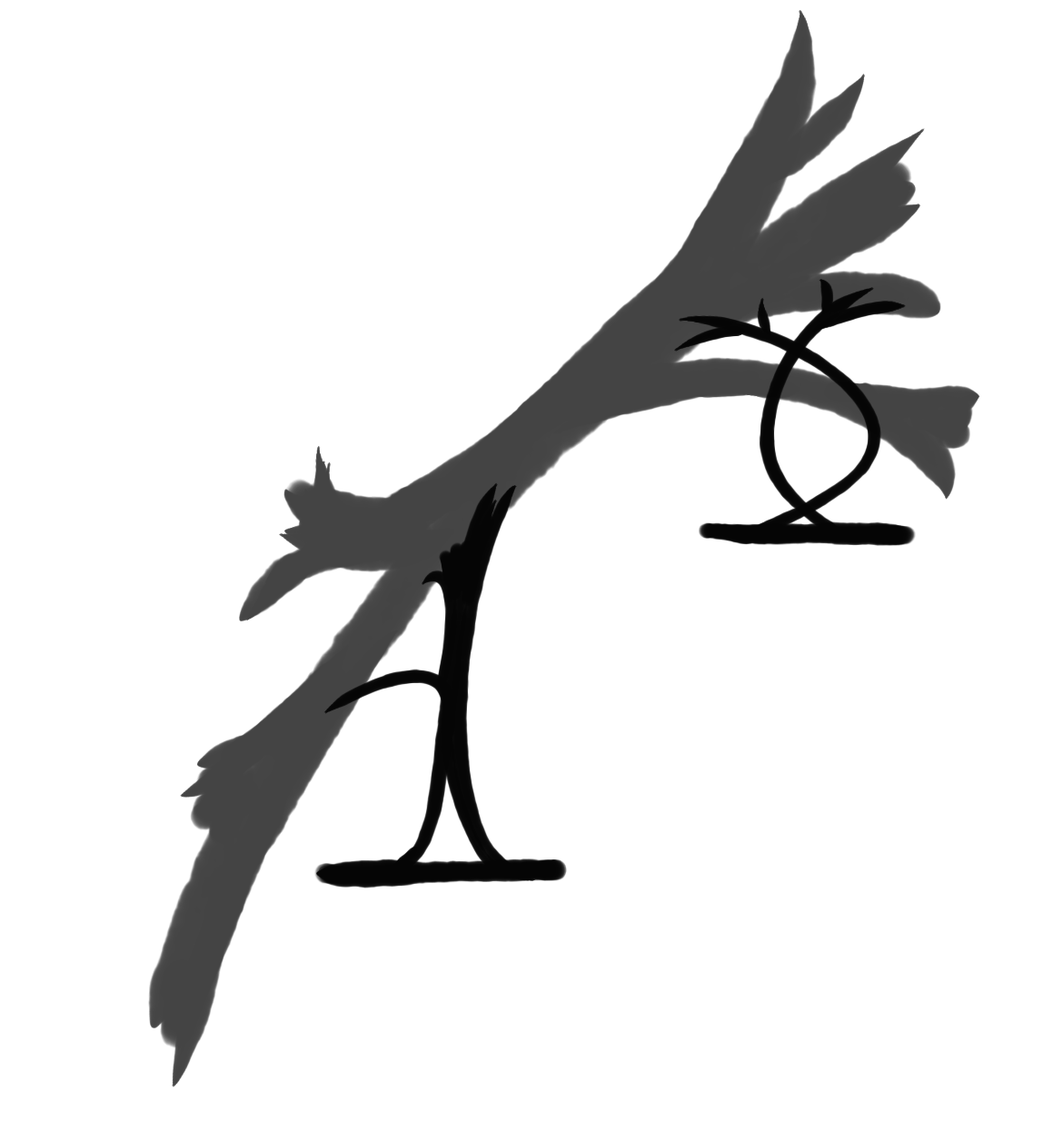
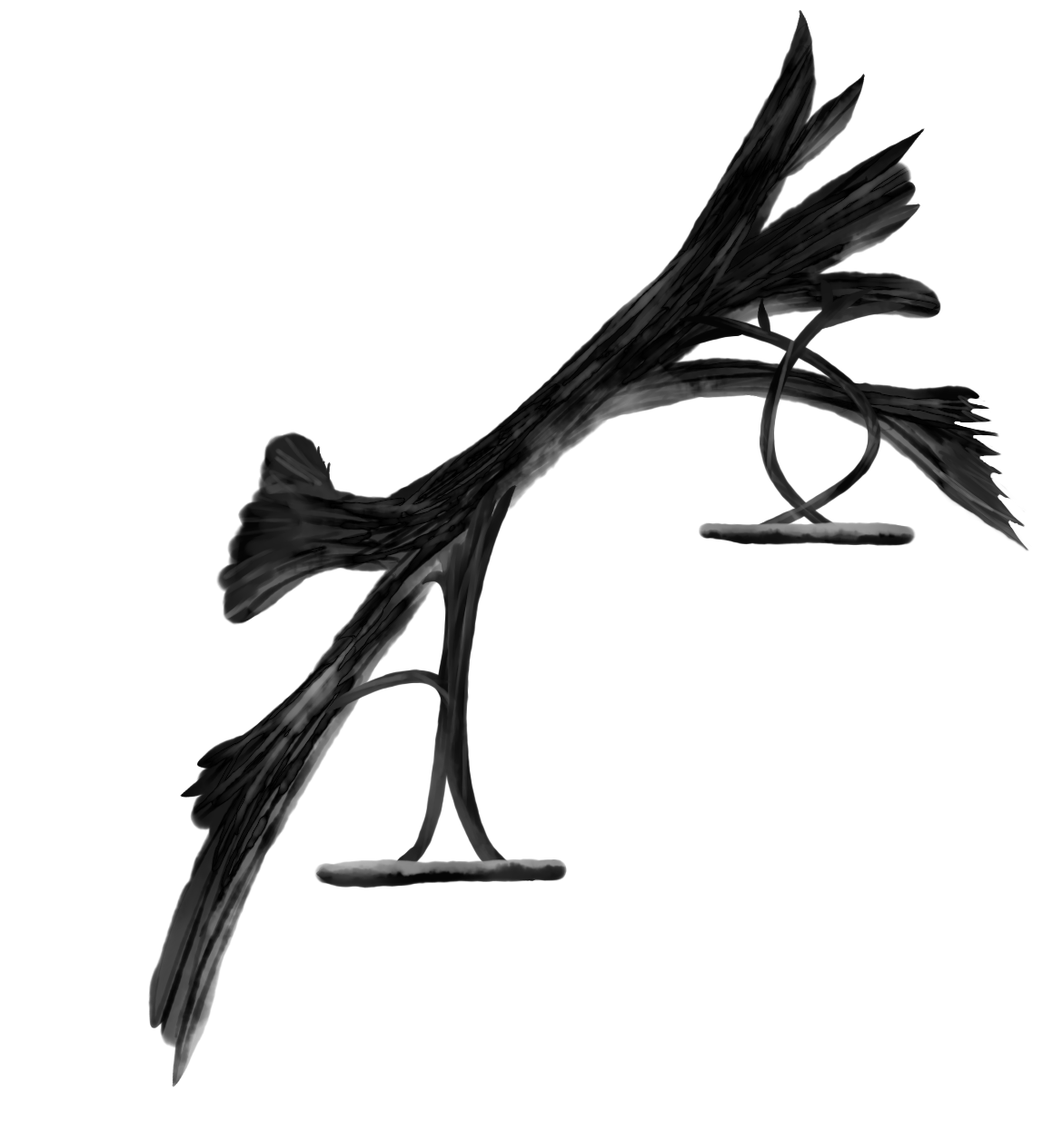
Revision of a layered w=1063, h=1121 image; what changed, layer by layer:
removed layer "レイヤー8" over [313, 521, 916, 889]
removed layer "レイヤー9" over [324, 278, 906, 882]
removed layer "レイヤー7" (was 75%) over [148, 9, 981, 1088]
renamed "geteken" to "レイヤー8", moved it out of group "rough", painted on it over [186, 9, 1031, 1070]
renamed "レイヤー6" to "レイヤー9", showed it, painted on it over [148, 9, 1031, 1088]
renamed "constructies enzo" to "レイヤー10", blend exclusion → normal, moved it out of group "rough", painted on it over [148, 9, 1031, 1088]
